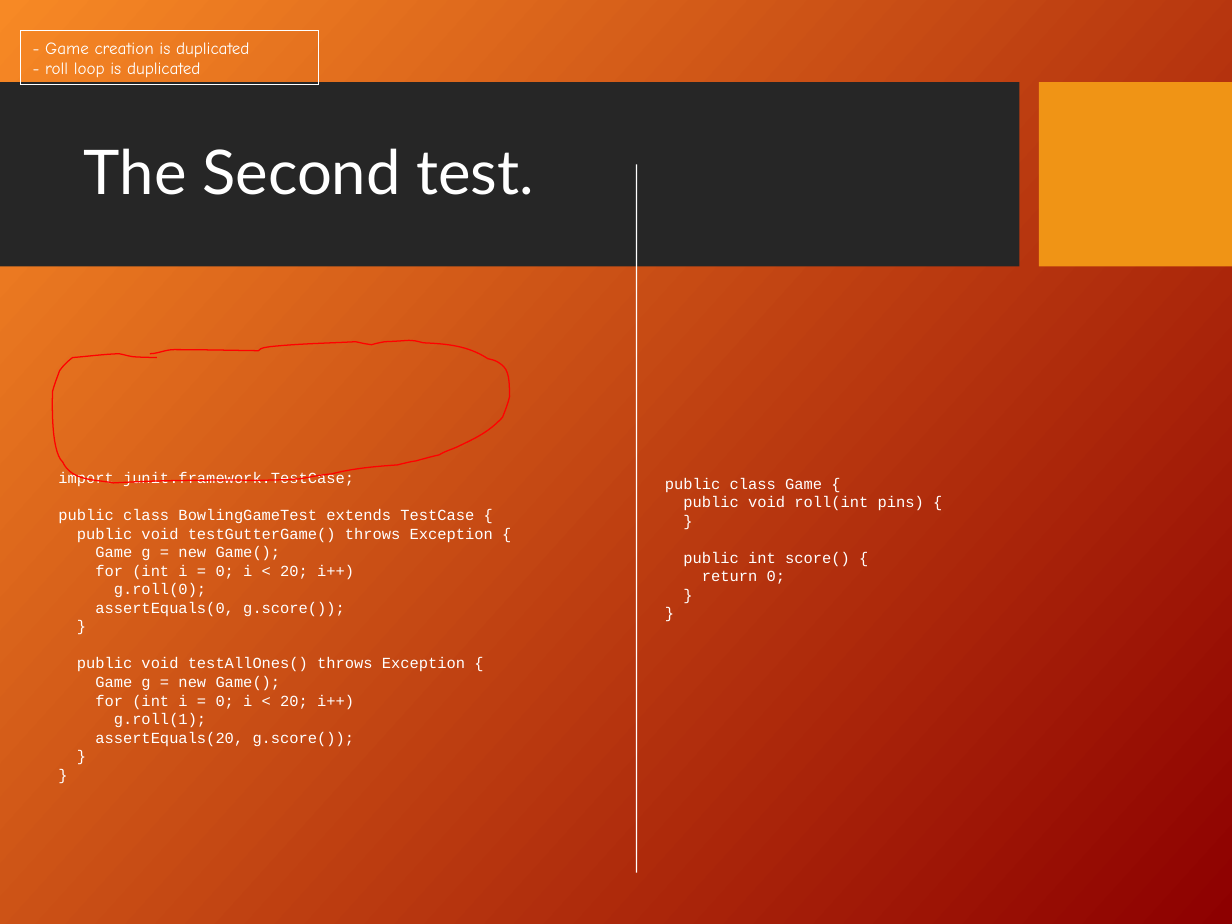
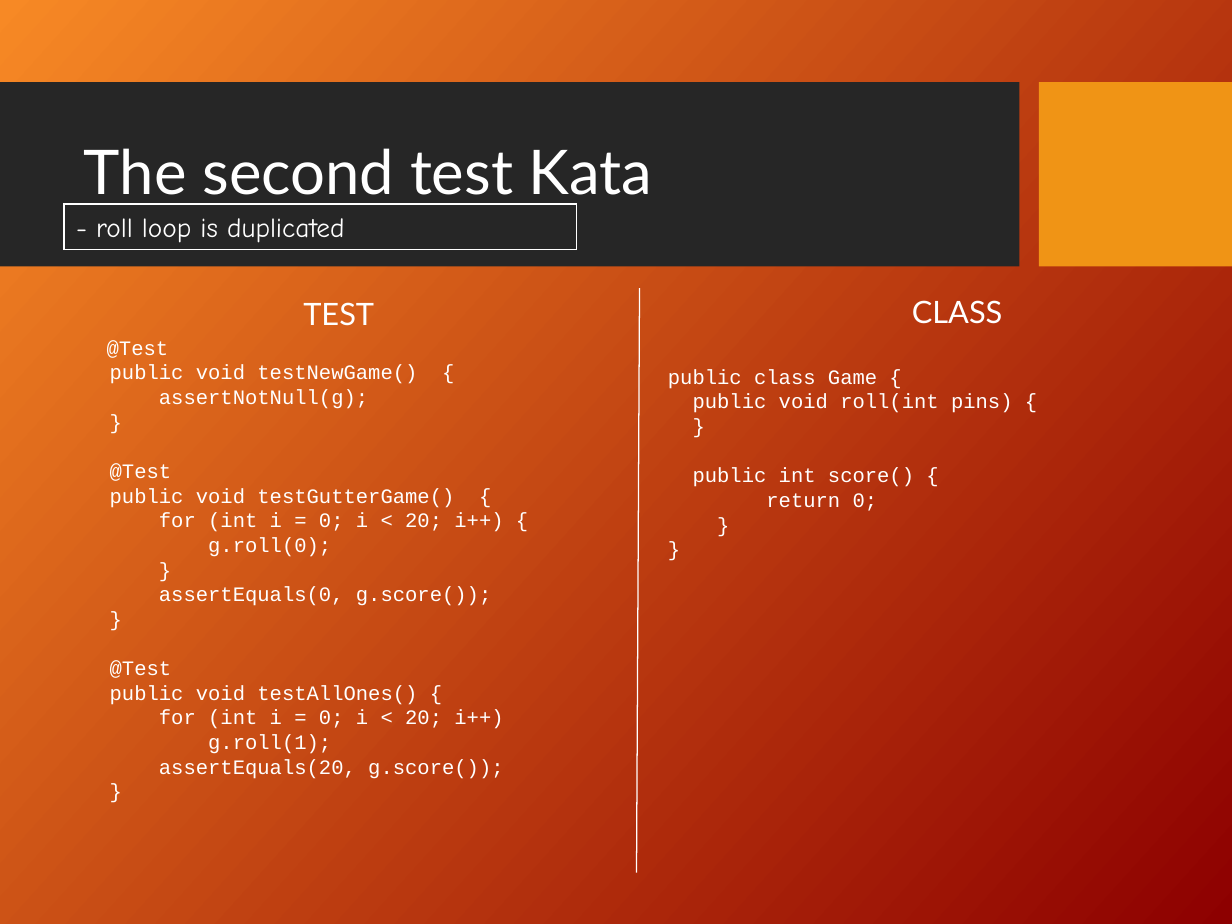
Before and after one commit to dkneuma/BowlingGame, a slide deck: slide 29 of Documentation/Bowling Game Kata.ppt (slide 26 before the commit). Drawn at 1232x924 pixels with LibreOffice and Linux fonts; fonts in the diff are those of the drawing; background and template pictures are left out. Boxes give left, top, right and bottom in pixels: in the first picture for what was removed or moved away, otherwise in the second. Text is boxed around its words. In the diff, an @@ line names an element or a change of style, - is before the commit and + after.

Commit message:
Finished Second Kata

```diff
--- a/Documentation/Bowling Game Kata.ppt
+++ b/Documentation/Bowling Game Kata.ppt
@@ text in rectangle at [45,42,249,58]: paragraph removed @@
-- Game creation is duplicated
@@ title at [84,148,653,205]: text changed @@
-The Second test.
+The second test Kata
@@ rectangle "- roll loop is duplicated": place and size @@
-rectangle "- roll loop is duplicated" at [21,31,319,85]
+rectangle "- roll loop is duplicated" at [64,205,577,250]
@@ rectangle "- roll loop is duplicated" at [64,205,577,250]: size 10 to 16 pt @@
@@ line moved from (637, 164) - (637, 872) to (639, 288) - (637, 872) @@
@@ text at [107,340,503,779]: paragraph added @@
+}
@@ text at [107,340,503,779]: paragraph removed @@
-}
@@ text "@Test": place and size @@
-text "@Test" at [58,472,493,747]
+text "@Test" at [107,340,503,779]
@@ text added at [303,302,374,326], 18 pt, text #FFFFFF @@
+TEST
@@ text added at [912,300,1003,324], 18 pt, text #FFFFFF @@
+CLASS
@@ freeform shape removed at [51,339,511,483] @@
@@ text at [107,340,503,532]: text changed; size 9 to 12 pt @@
-import junit.framework.TestCase;
-public class BowlingGameTest extends TestCase {
-public void testGutterGame() throws Exception {
-Game g = new Game();
-for (int i = 0; i < 20; i++)
+@Test
+public void testNewGame() {
+assertNotNull(g);
+}
+@Test
+public void testGutterGame() {
+for (int i = 0; i < 20; i++) {
@@ text "public class Game {": place and size @@
-text "public class Game {" at [665,477,924,584]
+text "public class Game {" at [668,369,1013,511]
@@ text "public class Game {" at [668,369,1013,511]: size 9 to 12 pt @@
@@ text at [159,537,503,779]: size 9 to 12 pt in "g.roll(0);", "assertEquals(0, g.score());", "}", "for (int i = 0; i < ..." and 3 more places @@
@@ text at [110,661,417,705]: text changed; size 9 to 12 pt @@
-public void testAllOnes() throws Exception {
-Game g = new Game();
+@Test
+public void testAllOnes() {
```
Also in this commit, not shown: 13 other slides changed, 4 slides added, 24 slides removed, 7 other files.
